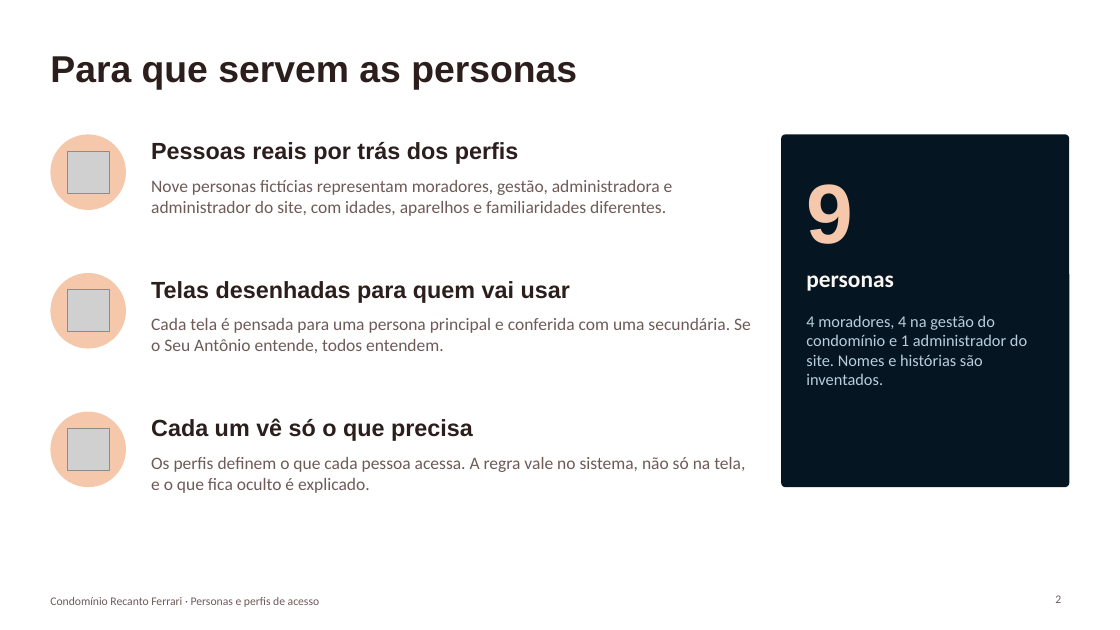
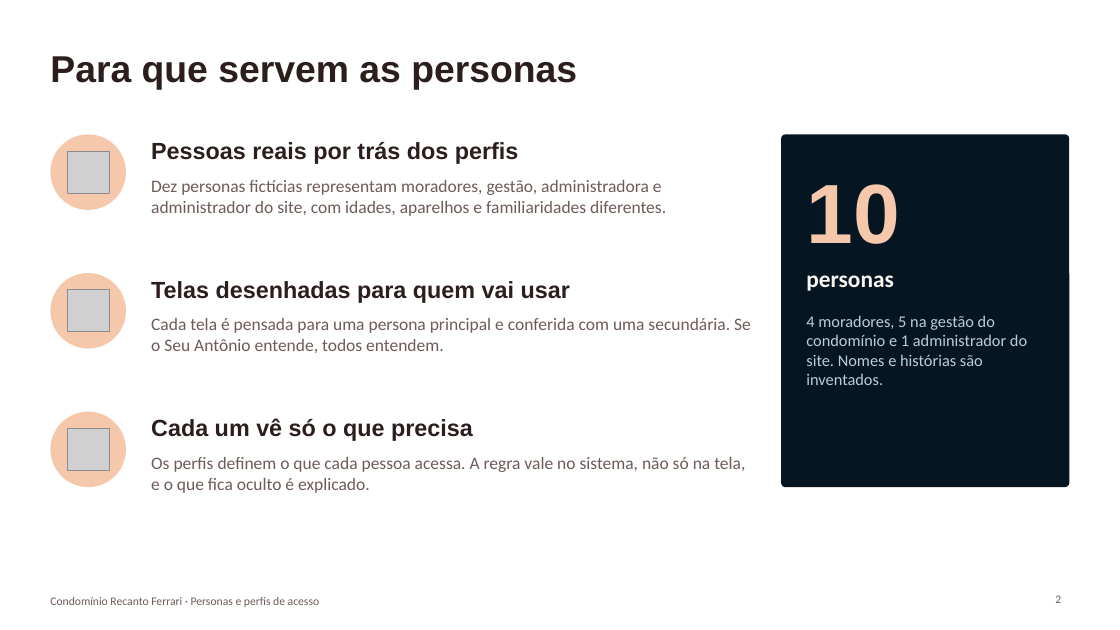
Before and after one commit to paulamuhlbach/recantoferrari, a slide deck: slide 2 of apresentacoes/Personas-e-perfis-de-acesso.pptx. Drawn at 1120x630 pixels with LibreOffice and Linux fonts; fonts in the diff are those of the drawing; grey boxes stand for pictures. Boxes give left, top, right and bottom in pixels: in the first picture for what was removed or moved away, otherwise in the second. Text is boxed around its words. In the diff, an @@ line names an element or a change of style, - is before the commit and + after.

```diff
--- a/apresentacoes/Personas-e-perfis-de-acesso.pptx
+++ b/apresentacoes/Personas-e-perfis-de-acesso.pptx
@@ text at [151,180,666,216]: text changed @@
-Nove personas fictícias representam moradores, gestão, administradora e administrador do site, com idades, aparelhos e familiaridades diferentes.
+Dez personas fictícias representam moradores, gestão, administradora e administrador do site, com idades, aparelhos e familiaridades diferentes.
@@ text at [806,184,899,244]: text changed @@
-9
+10
@@ text at [806,315,1027,385]: text changed @@
-4 moradores, 4 na gestão do condomínio e 1 administrador do site. Nomes e histórias são inventados.
+4 moradores, 5 na gestão do condomínio e 1 administrador do site. Nomes e histórias são inventados.
```
Also in this commit, not shown: 8 other slides changed, 1 slide added, 4 other files.
